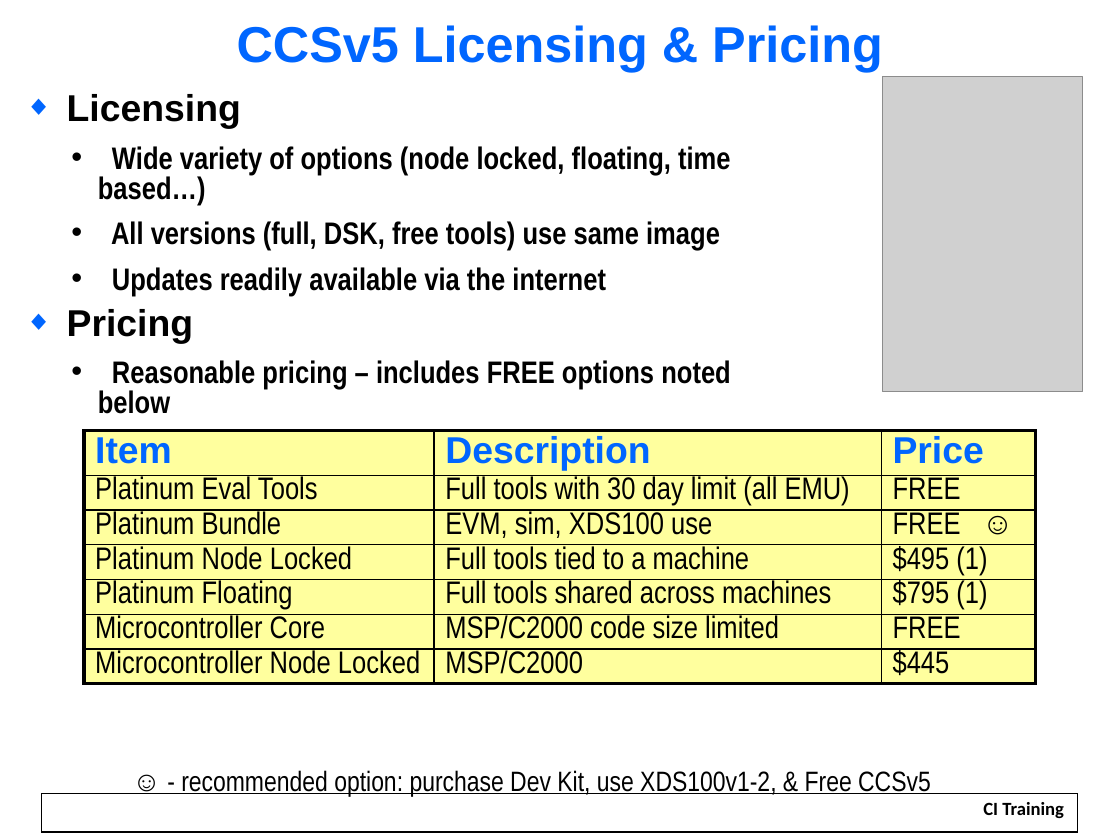
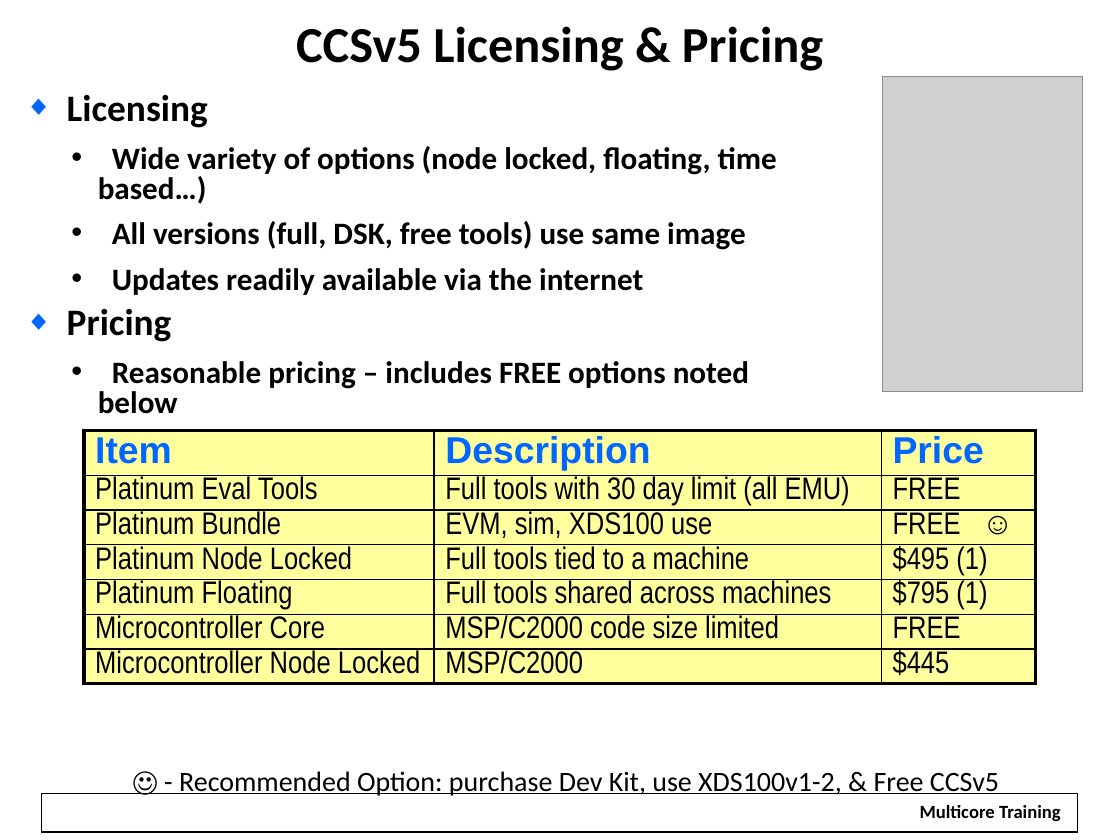
Before and after one commit to hari1989/keystone-workshop, a slide deck: slide 20 of slides/Intro to CCSv5.pptx. Drawn at 1120x840 pixels with LibreOffice and Linux fonts; fonts in the diff are those of the drawing; grey boxes stand for pictures; background and template pictures are left out. Boxes give left, top, right and bottom in pixels: in the first picture for what was removed or moved away, otherwise in the second. Text is boxed around its words. In the diff, an @@ line names an element or a change of style, - is before the commit and + after.

Commit message:
Updates for Pittsburgh Training

```diff
--- a/slides/Intro to CCSv5.pptx
+++ b/slides/Intro to CCSv5.pptx
@@ title "CCSv5 Licensing & Pricing" at [296,26,823,71]: font Arial to Calibri, text colour #0066FF to #000000 @@
@@ text "Licensing" at [67,95,208,128]: font Arial to Calibri @@
@@ text "Wide variety of options (node ..." at [98,146,777,295]: font Arial Narrow to Calibri @@
@@ text "Pricing" at [67,309,172,342]: font Arial to Calibri @@
@@ text "Reasonable pricing – includes FREE ..." at [98,361,749,414]: font Arial Narrow to Calibri @@
@@ text at [179,771,999,796]: text changed; font Arial Narrow to Calibri @@
-☺ - recommended option: purchase Dev Kit, use XDS100v1-2, & Free CCSv5
+☺ - Recommended Option: purchase Dev Kit, use XDS100v1-2, & Free CCSv5
@@ rectangle added at [907,799,1073,828], fill #FFFFFF, 12 pt, text #000000, bold @@
+Multicore Training
@@ text removed at [983,802,1064,818] @@
-CI Training
```
Also in this commit, not shown: 22 other slides changed, 20 other files.
